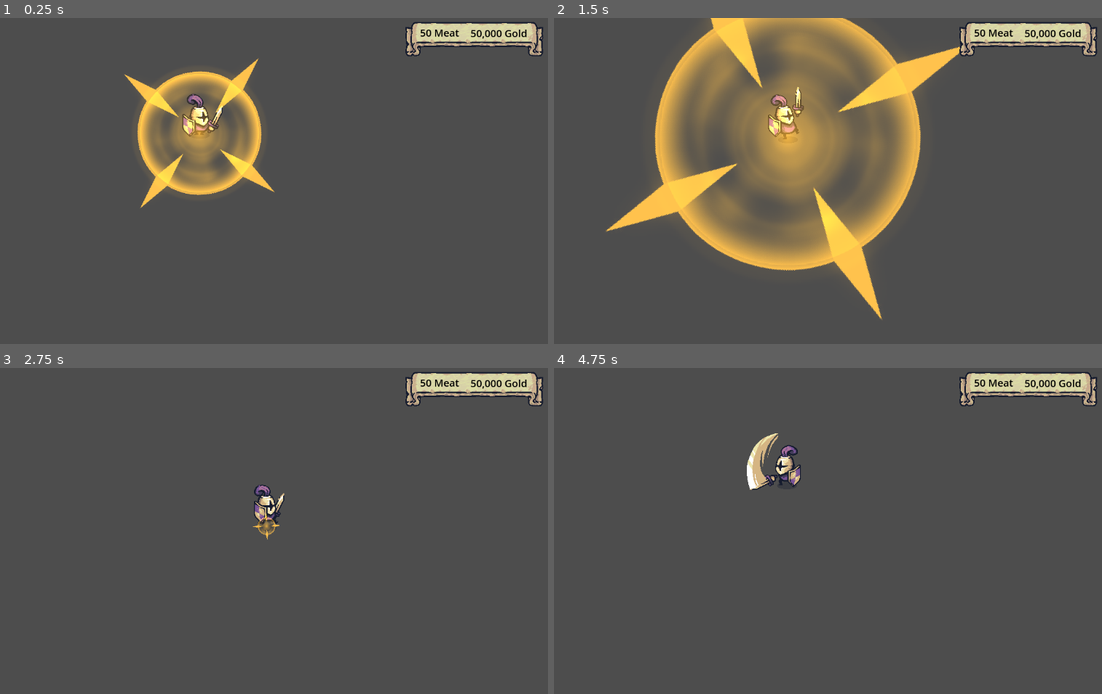
Above: before the commit, frames 1-4 (two rows, left to right).
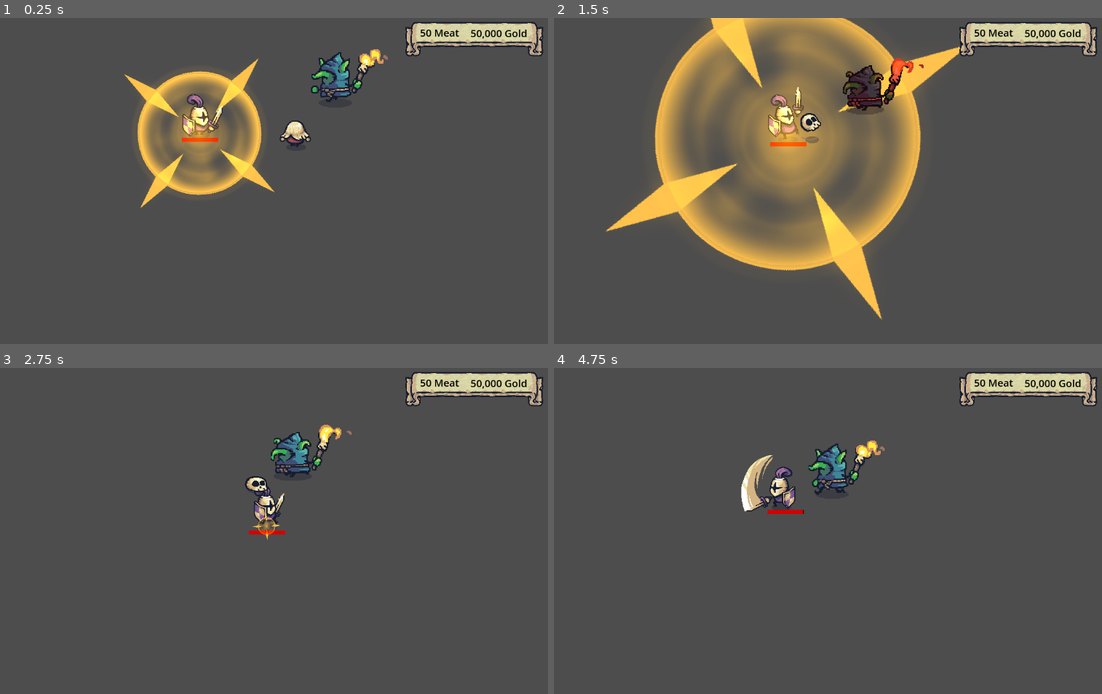
Above: after the commit, the same moments.

Repository: KarinaGante/BootcampSantander
Game: Godot game, scene res://Test Scenes/testUI.tscn
Two runs of this game, one before a commit and one after it. Both use one fixed random seed, a clock stepped at 60 frames per second and the inputs below. This scene is started directly instead of the project's main scene.
Inputs (mouse positions are in pixels of both pictures, inside the frame that each line leads up to):
- Up to frame 1 (0.25 s): no input
- Up to frame 2 (1.5 s): move the mouse to (937, 164) at 0.52 s; hold D (move_right) 0.53-1.28 s; click (937, 164) at 0.6 s; move the mouse to (696, 197) at 1.27 s; hold S (move_down) from 1.28 s (still down); click (696, 197) at 1.35 s
- Up to frame 3 (2.75 s): move the mouse to (317, 459) at 2.02 s; release S (move_down) at 2.03 s; hold D (move_right) from 2.03 s (still down); click (317, 459) at 2.1 s
- Up to frame 4 (4.75 s): move the mouse to (784, 596) at 2.77 s; release D (move_right) at 2.78 s; hold W (move_up) 2.78-3.53 s; click (784, 596) at 2.85 s; move the mouse to (986, 579) at 3.52 s; hold A (move_left) from 3.53 s (still down); click (986, 579) at 3.6 s; move the mouse to (636, 482) at 4.27 s; click (636, 482) at 4.35 s

The runs differ from the first frame. In frame 1, 1.4% of the frame differs, in the area x 33-71%, y 9-40%; in frame 2, 1.5%; in frame 3, 1.3%; in frame 4, 2.6%, in the area x 34-61%, y 20-45%.

Commit message:
Barra de Progresso de vida do Player

Diff:
--- a/Game Design com Godot/Tiny Swords/Test Scenes/testUI.tscn
+++ b/Game Design com Godot/Tiny Swords/Test Scenes/testUI.tscn
@@ -1,7 +1,9 @@
-[gd_scene load_steps=5 format=3 uid="uid://6q5lywvqjr4r"]
+[gd_scene load_steps=7 format=3 uid="uid://6q5lywvqjr4r"]
 
 [ext_resource type="PackedScene" uid="uid://bujh04vn4qhhu" path="res://player/player.tscn" id="1_w0ian"]
 [ext_resource type="Texture2D" uid="uid://cpw63gvi2w5tq" path="res://addons/Tiny Swords (Update 010)/UI/Banners/Banner_Horizontal.png" id="2_2pkue"]
+[ext_resource type="PackedScene" uid="uid://cmt7a3crg5bll" path="res://enemies/pawn.tscn" id="3_v83tl"]
+[ext_resource type="PackedScene" uid="uid://ci4n3c3u7oyar" path="res://enemies/goblin.tscn" id="4_fuwvt"]
 
 [sub_resource type="StyleBoxTexture" id="StyleBoxTexture_yyh0j"]
 texture = ExtResource("2_2pkue")
@@ -63,3 +65,10 @@
 grow_vertical = 2
 text = "50,000 Gold"
 label_settings = SubResource("LabelSettings_1glvo")
+
+[node name="Pawn" parent="." instance=ExtResource("3_v83tl")]
+position = Vector2(671, 261)
+
+[node name="Goblin" parent="." instance=ExtResource("4_fuwvt")]
+position = Vector2(739, 159)
+metadata/_edit_group_ = true
--- a/Game Design com Godot/Tiny Swords/player/player.gd
+++ b/Game Design com Godot/Tiny Swords/player/player.gd
@@ -12,18 +12,16 @@
 @export var ritualInterval: float = 30.0
 @export var ritualScene: PackedScene
 
-
 @export_category("Life")
 @export var health: int = 100
 @export var maxHealth: int = 100
 @export var deathPrefab: PackedScene
 
-
-
 @onready var sprite: Sprite2D = $Sprite2D
 @onready var animationPlayer: AnimationPlayer = $AnimationPlayer
 @onready var swordArea: Area2D = $SwordArea
 @onready var hitboxArea: Area2D = $HitboxArea
+@onready var healthProgressBar: ProgressBar = $HealthProgressBar
 
 var inputVector: Vector2 = Vector2(0, 0)
 var isRunning: bool = false
@@ -54,6 +52,10 @@
 
 	# ritual(super poder)
 	updateRitual(delta)
+
+	# atualizar health progress bar
+	healthProgressBar.max_value = maxHealth
+	healthProgressBar.value = health
 
 # a funcao process atualiza em uma velocidade que depende do hardware
 # a funcao physics process vai atualizar com um valor fixo independente do harware (+ confiavel)
--- a/Game Design com Godot/Tiny Swords/player/player.tscn
+++ b/Game Design com Godot/Tiny Swords/player/player.tscn
@@ -257,6 +257,12 @@
 [sub_resource type="CircleShape2D" id="CircleShape2D_jd3c7"]
 radius = 45.0
 
+[sub_resource type="StyleBoxFlat" id="StyleBoxFlat_0hh0m"]
+bg_color = Color(0.0885599, 0.0885599, 0.0885599, 1)
+
+[sub_resource type="StyleBoxFlat" id="StyleBoxFlat_itfqh"]
+bg_color = Color(0.83, 0, 0, 1)
+
 [node name="Player" type="CharacterBody2D"]
 motion_mode = 1
 script = ExtResource("1_xomqa")
@@ -293,3 +299,14 @@
 position = Vector2(0, -31)
 shape = SubResource("CircleShape2D_jd3c7")
 debug_color = Color(0.894118, 0.294118, 0.333333, 0)
+
+[node name="HealthProgressBar" type="ProgressBar" parent="."]
+offset_left = -35.0
+offset_top = 9.0
+offset_right = 37.0
+offset_bottom = 17.0
+theme_override_styles/background = SubResource("StyleBoxFlat_0hh0m")
+theme_override_styles/fill = SubResource("StyleBoxFlat_itfqh")
+value = 31.0
+rounded = true
+show_percentage = false
Not shown: 1 places in Game Design com Godot/Tiny Swords/player/player.tscn that only renumber resources
